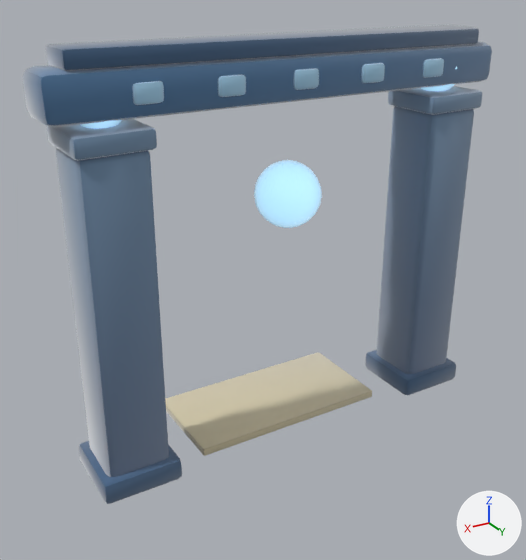
The glTF model assets/models/gates/04536771.glb, before and after one commit.
Before and after are seen from a camera (50 mm lens) standing at (4.1, 6.31, 5.04) and looking at (0.14, -0.28, 1.74). Lighting does not change. The marker at lower right points along +X, +Y and +Z. The picture after the commit comes second. Vertices at exactly the same position are counted once.

Names of what the first picture shows: 'gate_04536771'.
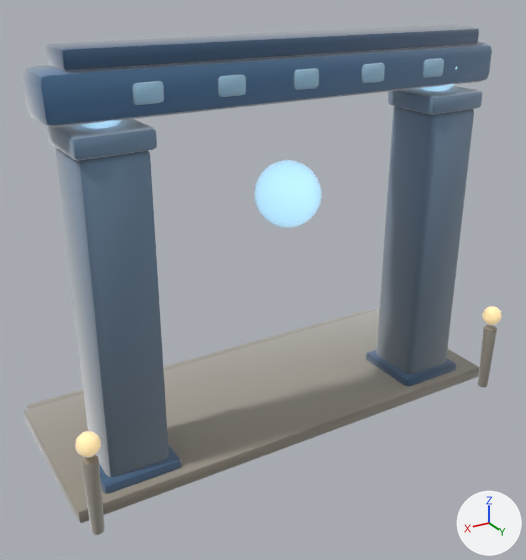
Edits to the bpy script that builds the scene:
```text
Add mat_clay__b9b2a2_0_93:
    mat_clay__b9b2a2_0_93 = bpy.data.materials.new('clay_#B9B2A2_0.93_-')
    # nodes: BsdfPrincipled, Mix, OutputMaterial, VertexColor
    # colours: grey #b9b2a2, mixed with the vertex colours
Add mat_clay__ffe2a8_0_95__ffe2a8:
    mat_clay__ffe2a8_0_95__ffe2a8 = bpy.data.materials.new('clay_#FFE2A8_0.95_#FFE2A8')
    # nodes: BsdfPrincipled, Mix, OutputMaterial, VertexColor
    # colours: beige #bca67a, beige #ffe2a8, mixed with the vertex colours
Add mat_clay__9e978a_0_93:
    mat_clay__9e978a_0_93 = bpy.data.materials.new('clay_#9E978A_0.93_-')
    # nodes: BsdfPrincipled, Mix, OutputMaterial, VertexColor
    # colours: grey #9e978a, mixed with the vertex colours
Change me_gate_04536771:
    used by ob_gate_04536771; location = (0.0, 0.0, 0.0)
    remove me_gate_04536771.from_pydata(...)  # 1410 vertices, 2744 faces; spans x -2.57..2.57, y -1.0..0.44, z 0.0..4.44
    add me_gate_04536771.from_pydata(...)  # 1910 vertices, 3716 faces; spans x -2.74..2.74, y -1.71..0.83, z 0.0..4.44
    me_gate_04536771 part 1: a new loose piece, a UV sphere (10 segments, 6 rings, poles along z) spanning x -2.73..-2.49, y 0.61..0.83, z 0.9..1.14, in mat_clay__ffe2a8_0_95__ffe2a8
    me_gate_04536771 part 2: a new loose piece, a UV sphere (10 segments, 6 rings, poles along z) spanning x 2.49..2.73, y 0.61..0.83, z 0.9..1.14, in mat_clay__ffe2a8_0_95__ffe2a8
    me_gate_04536771 part 3: a new loose piece of 114 vertices spanning x -2.69..-2.53, y 0.64..0.8, z 0.0..0.86, in mat_clay__9e978a_0_93
    me_gate_04536771 part 4: a new loose piece of 114 vertices spanning x 2.53..2.69, y 0.64..0.8, z 0.0..0.86, in mat_clay__9e978a_0_93
    me_gate_04536771 part 5: a new loose piece of 56 vertices spanning x -2.74..2.74, y -1.55..0.55, z 0.0..0.16, in mat_clay__9e978a_0_93
    me_gate_04536771 part 6: a new loose piece of 56 vertices spanning x -2.66..2.66, y -1.71..-1.37, z 0.0..0.12, in mat_clay__9e978a_0_93
    me_gate_04536771 part 7: 2711 kept faces spanning x -2.57..2.57, y -1.0..0.44, z 0.0..4.43 get new vertex colours
    other edits to the shape of me_gate_04536771 do not show in these pictures
    add me_gate_04536771.materials.append(mat_clay__9e978a_0_93)
    add me_gate_04536771.materials.append(mat_clay__b9b2a2_0_93)
    add me_gate_04536771.materials.append(mat_clay__ffe2a8_0_95__ffe2a8)
```

Boxes [x1, y1, x2, y2] around the edits, measured in the pictures (526 x 560 px):
'gate_04536771', reshaped (6% taller)
    before: [23, 25, 492, 504]
    after: [23, 25, 502, 535]
part 1 of me_gate_04536771, added
    after: [482, 306, 502, 325]
part 2 of me_gate_04536771, added (beige)
    after: [75, 431, 101, 457]
part 3 of me_gate_04536771, added
    after: [478, 325, 497, 387]
part 4 of me_gate_04536771, added
    after: [81, 455, 105, 535]
part 5 of me_gate_04536771, added
    after: [24, 310, 479, 523]
part 6 of me_gate_04536771, added
    after: [27, 309, 373, 409]
part 7 of me_gate_04536771, edited (looks the same)
    both: [23, 29, 492, 494]
